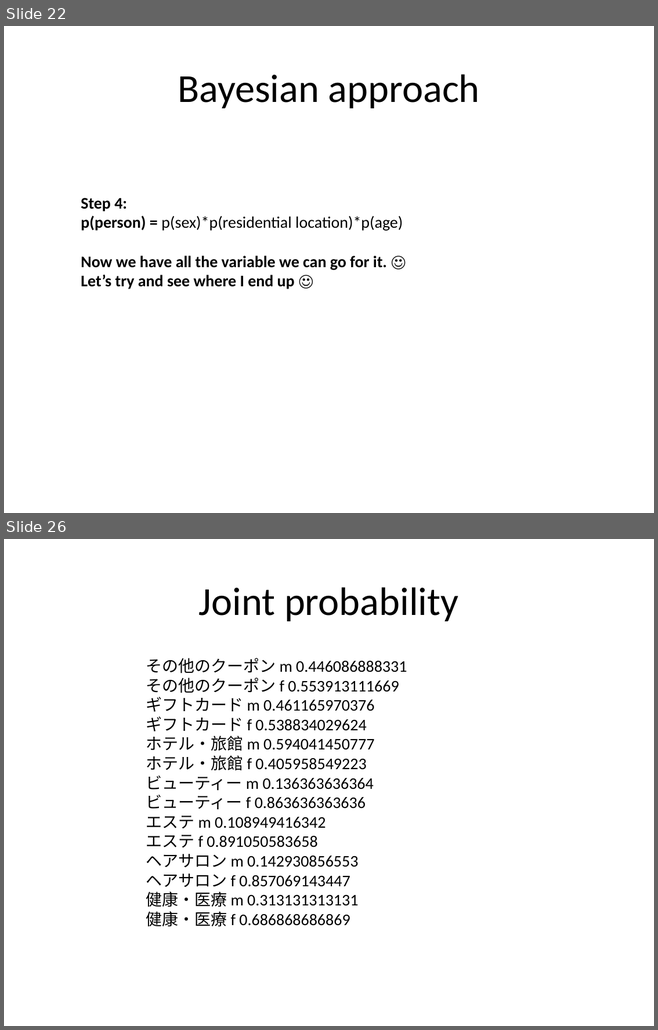
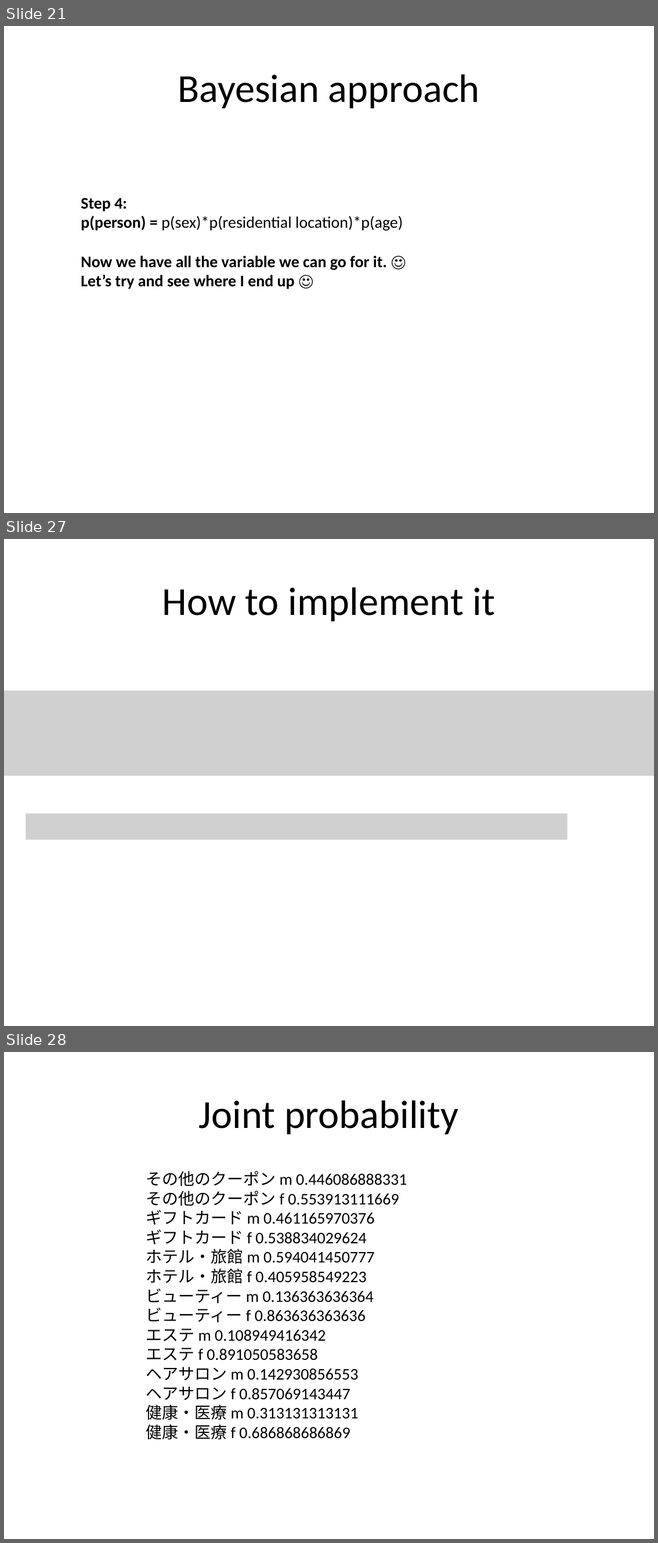
Before and after one commit to rkrtiwari/ponpare, a slide deck: exploratory_analysis.pptx. Shown one above the other, each under a label of ours: slides 22 and 26 before the commit, slides 21, 27 and 28 after it; the slides between them are not shown. The pictures are 658x1030 and 658x1543 pixels, drawn with LibreOffice and Linux fonts; fonts in the diff are those of the drawing; grey boxes stand for pictures. Boxes give left, top, right and bottom in pixels: in the first picture for what was removed or moved away, otherwise in the second. Text is boxed around its words. In the diff, an @@ line names an element or a change of style, - is before the commit and + after.

```diff
--- a/exploratory_analysis.pptx
+++ b/exploratory_analysis.pptx
@@ slide 27 added at (4,539,654,1026), background #FFFFFF @@
@@ title added at (162,587,495,621), 44 pt, text #000000 @@
+How to implement it
@@ picture added at (4,690,654,776) @@
@@ picture added at (25,814,567,840) @@
@@ what was slide 22 is now slide 21 @@
@@ what was slide 26 is now slide 28 @@
```
Also in this commit, not shown: 4 slides changed, 2 other slides added, 1 slide removed.
